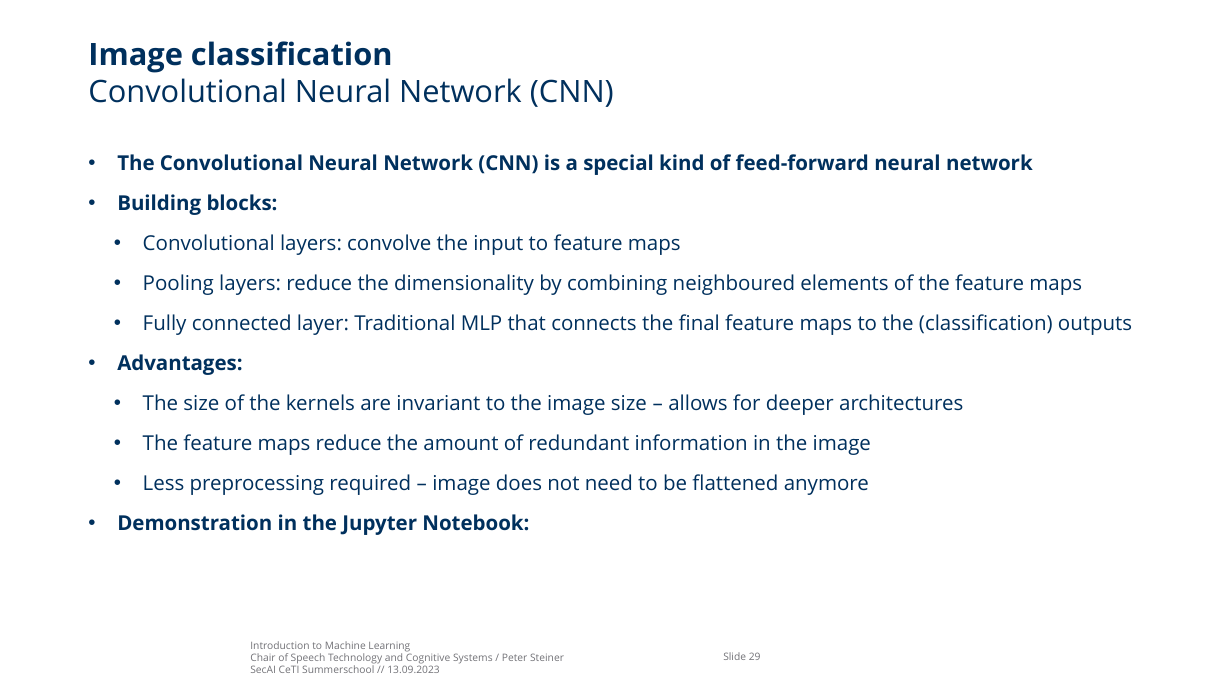
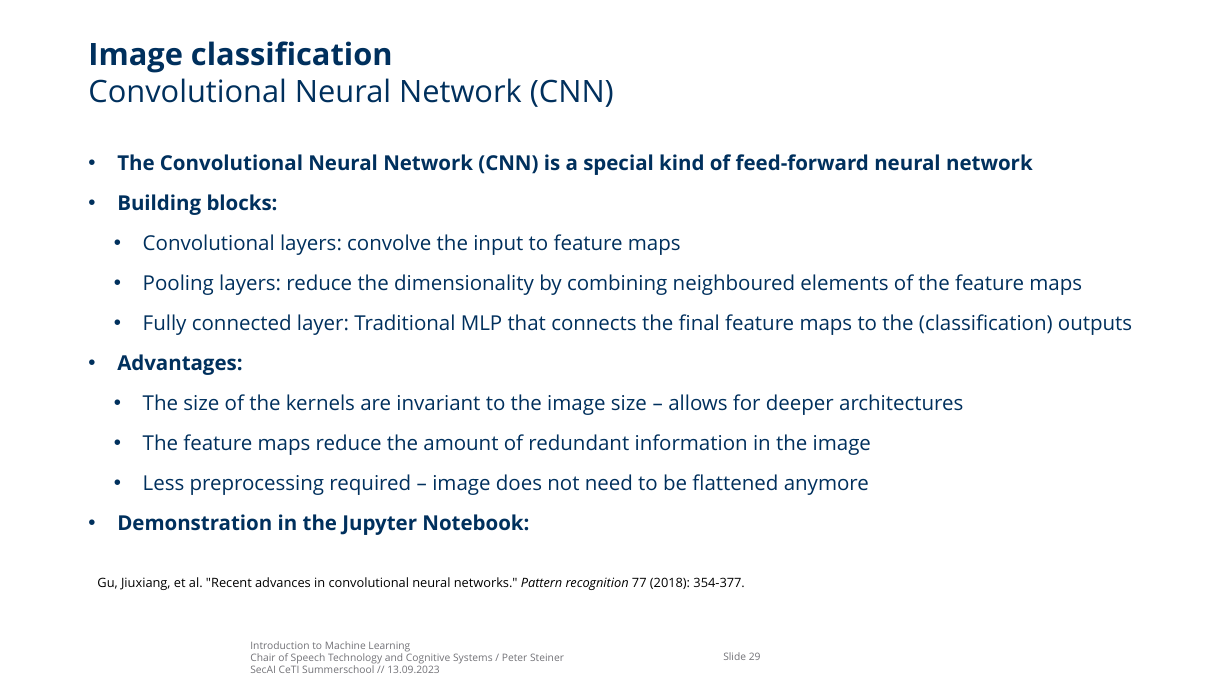
Before and after one commit to TUD-STKS/SECAI-Summer-School, a slide deck: slide 29 of Introduction to Machine Learning.pptx. Drawn at 1232x693 pixels with LibreOffice and Linux fonts; fonts in the diff are those of the drawing; background and template pictures are left out. Boxes give left, top, right and bottom in pixels: in the first picture for what was removed or moved away, otherwise in the second. Text is boxed around its words. In the diff, an @@ line names an element or a change of style, - is before the commit and + after.

```diff
--- a/Introduction to Machine Learning.pptx
+++ b/Introduction to Machine Learning.pptx
@@ text added at (97,577,744,590), 10 pt, text #000000 @@
+Gu, Jiuxiang, et al. "Recent advances in convolutional neural networks." Pattern recognition 77 (2018): 354-377.
```
Also in this commit, not shown: 10 other slides changed, 17 other files.
